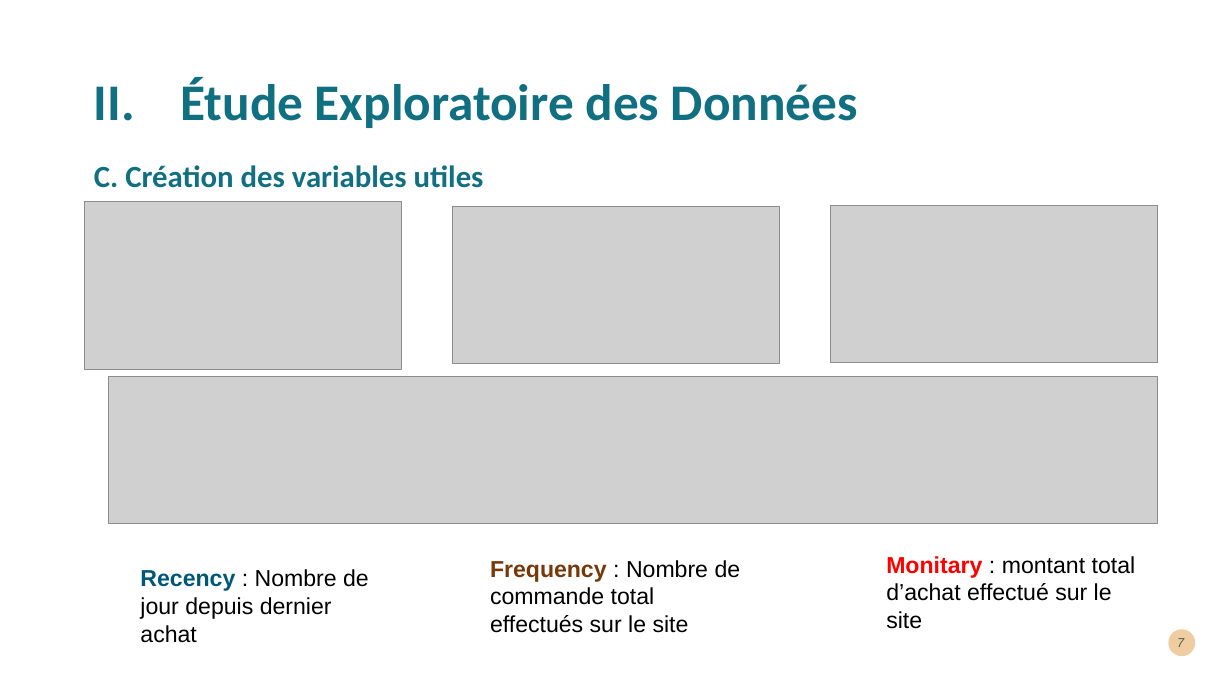
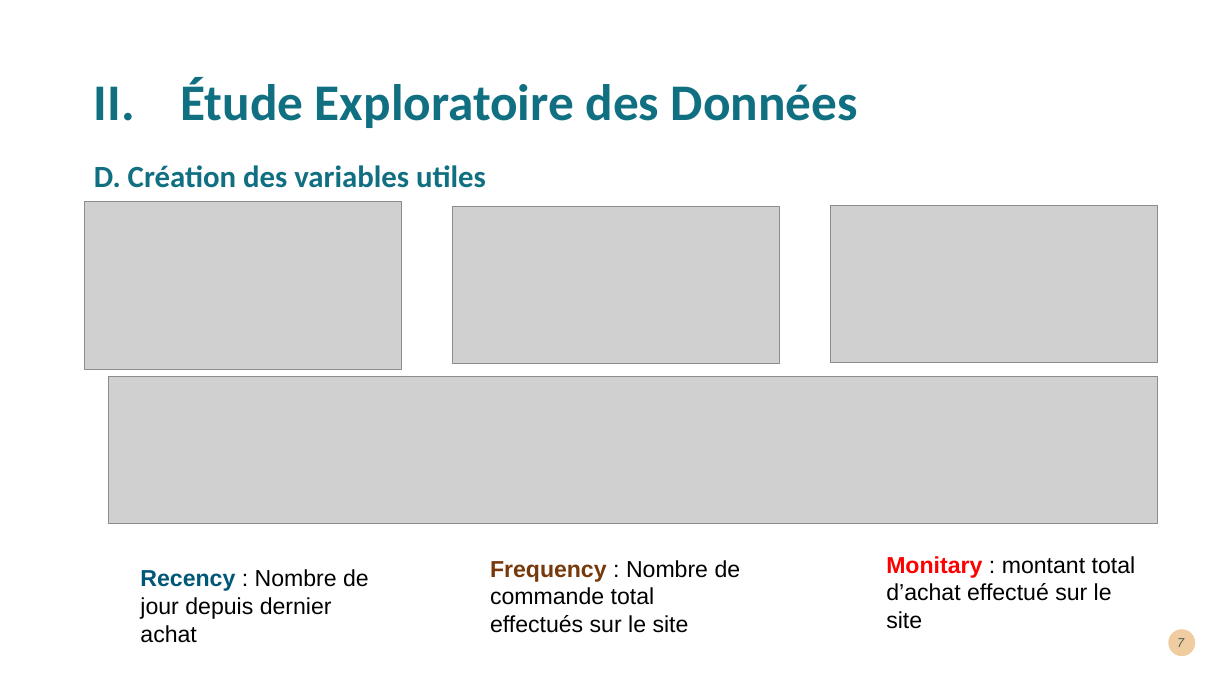
Before and after one commit to kevin-EK/OC-DS-P5-Segmentez-des-clients-d-un-site-e-commerce, a slide deck: slide 7 of Segmentez des clients d'un site e-commerce.pptx. Drawn at 1232x693 pixels with LibreOffice and Linux fonts; fonts in the diff are those of the drawing; grey boxes stand for pictures. Boxes give left, top, right and bottom in pixels: in the first picture for what was removed or moved away, otherwise in the second. Text is boxed around its words. In the diff, an @@ line names an element or a change of style, - is before the commit and + after.

```diff
--- a/Segmentez des clients d'un site e-commerce.pptx
+++ b/Segmentez des clients d'un site e-commerce.pptx
@@ text at bbox=[94, 165, 486, 188]: text changed @@
-C. Création des variables utiles
+D. Création des variables utiles
```
Also in this commit, not shown: 4 other slides changed.
